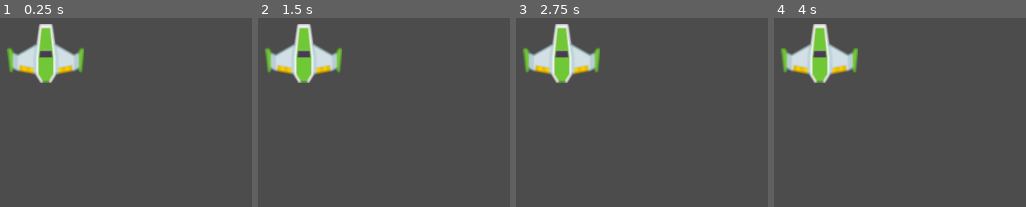
Above: before the commit, frames 1-4 (left to right).
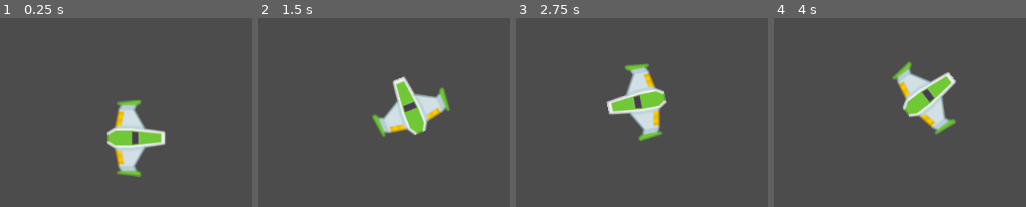
Above: after the commit, the same moments.

Repository: elSaddy9/Pixel_Lab_Etapa_3
Game: Godot game, scene res://Juego/Niveles/NivelTest.tscn
Two runs of this game, one before a commit and one after it. Both use one fixed random seed, a clock stepped at 60 frames per second and the inputs below.
Inputs:
- Up to frame 1 (0.25 s): no input
- Up to frame 2 (1.5 s): tap Enter at 0.5 s; hold Up (Adelante, bound only after the commit) 0.53-1.28 s; hold Left (Antihorario, bound only after the commit) 0.53-1.28 s; tap Right (Horario, bound only after the commit) at 0.8, 1.35 s; hold Down (Atras, bound only after the commit) from 1.28 s (still down)
- Up to frame 3 (2.75 s): tap Left (Antihorario, bound only after the commit) at 1.55 s; release Down (Atras, bound only after the commit) at 2.03 s; hold Up (Adelante, bound only after the commit) from 2.03 s (still down); hold Left (Antihorario, bound only after the commit) from 2.03 s (still down); tap Right (Horario, bound only after the commit) at 2.3 s
- Up to frame 4 (4 s): release Left (Antihorario, bound only after the commit) at 2.78 s; tap Right (Horario, bound only after the commit) at 2.85, 3.8 s; tap Left (Antihorario, bound only after the commit) at 3.05 s; release Up (Adelante, bound only after the commit) at 3.53 s; hold Down (Atras, bound only after the commit) from 3.53 s (still down); hold Left (Antihorario, bound only after the commit) from 3.53 s (still down)

The runs differ from the first frame. In frame 1, 9.6% of the frame differs, in the area x 2-66%, y 3-85%; in frame 2, 9.6%; in frame 3, 9.6%; in frame 4, 9.7%, in the area x 2-73%, y 3-62%.

Commit message:
Propiedades player
-Phisycs material
-Friction
-Damp

Diff:
--- /dev/null
+++ b/Juego/Naves/Player/Player.gd
@@ -0,0 +1,39 @@
+extends RigidBody2D
+class_name Player
+
+##Atributos export
+export var potencia_motor:int = 20
+export var potencia_rotacion:int = 280
+
+##Atributos
+var empuje:Vector2 = Vector2.ZERO
+var dir_rotacion:int = 0
+
+
+
+# Called when the node enters the scene tree for the first time.
+func _ready():
+	pass # Replace with function body.
+
+##Metodos
+func _integrate_forces(state: Physics2DDirectBodyState) -> void:
+	apply_central_impulse(empuje.rotated(rotation))
+	apply_torque_impulse(dir_rotacion * potencia_rotacion)
+
+func _process(delta: float) -> void:
+	player_input()
+
+func player_input():
+	#Empuje
+	empuje = Vector2.ZERO
+	if Input.is_action_pressed("Adelante"):
+		empuje = Vector2(potencia_motor,0)
+	elif Input.is_action_pressed("Atras"):
+		empuje = Vector2(-potencia_motor,0)
+
+	#Rotacion
+	dir_rotacion= 0
+	if Input.is_action_pressed("Horario"):
+		dir_rotacion +=1
+	elif Input.is_action_pressed("Antihorario"):
+		dir_rotacion-=1
--- a/Juego/Naves/Player/Player.tscn
+++ b/Juego/Naves/Player/Player.tscn
@@ -1,14 +1,23 @@
-[gd_scene load_steps=3 format=2]
+[gd_scene load_steps=5 format=2]
 
 [ext_resource path="res://Juego/Naves/Player/player_green.png" type="Texture" id=1]
+[ext_resource path="res://Juego/Naves/Player/Player.gd" type="Script" id=2]
+
+[sub_resource type="PhysicsMaterial" id=2]
+friction = 0.0
 
 [sub_resource type="CircleShape2D" id=1]
 radius = 31.1448
 
 [node name="Player" type="RigidBody2D"]
+physics_material_override = SubResource( 2 )
 gravity_scale = 0.0
+can_sleep = false
+linear_damp = 4.0
+script = ExtResource( 2 )
 
 [node name="Sprite" type="Sprite" parent="."]
+rotation = 1.5708
 texture = ExtResource( 1 )
 
 [node name="CollisionShape2D" type="CollisionShape2D" parent="."]
--- a/Juego/Niveles/NivelTest.tscn
+++ b/Juego/Niveles/NivelTest.tscn
@@ -5,7 +5,7 @@
 [node name="NivelTest" type="Node2D"]
 
 [node name="Player" parent="." instance=ExtResource( 1 )]
-position = Vector2( 403, 250 )
+position = Vector2( 519, 359 )
 __meta__ = {
 "_edit_group_": true
 }
--- a/project.godot
+++ b/project.godot
@@ -7,6 +7,16 @@
 ;   param=value ; assign values to parameters
 
 config_version=4
+
+_global_script_classes=[ {
+"base": "RigidBody2D",
+"class": "Player",
+"language": "GDScript",
+"path": "res://Juego/Naves/Player/Player.gd"
+} ]
+_global_script_class_icons={
+"Player": ""
+}
 
 [application]
 
@@ -18,6 +28,29 @@
 
 common/drop_mouse_on_gui_input_disabled=true
 
+[input]
+
+Adelante={
+"deadzone": 0.5,
+"events": [ Object(InputEventKey,"resource_local_to_scene":false,"resource_name":"","device":0,"alt":false,"shift":false,"control":false,"meta":false,"command":false,"pressed":false,"scancode":0,"physical_scancode":16777232,"unicode":0,"echo":false,"script":null)
+ ]
+}
+Atras={
+"deadzone": 0.5,
+"events": [ Object(InputEventKey,"resource_local_to_scene":false,"resource_name":"","device":0,"alt":false,"shift":false,"control":false,"meta":false,"command":false,"pressed":false,"scancode":0,"physical_scancode":16777234,"unicode":0,"echo":false,"script":null)
+ ]
+}
+Horario={
+"deadzone": 0.5,
+"events": [ Object(InputEventKey,"resource_local_to_scene":false,"resource_name":"","device":0,"alt":false,"shift":false,"control":false,"meta":false,"command":false,"pressed":false,"scancode":0,"physical_scancode":16777233,"unicode":0,"echo":false,"script":null)
+ ]
+}
+Antihorario={
+"deadzone": 0.5,
+"events": [ Object(InputEventKey,"resource_local_to_scene":false,"resource_name":"","device":0,"alt":false,"shift":false,"control":false,"meta":false,"command":false,"pressed":false,"scancode":0,"physical_scancode":16777231,"unicode":0,"echo":false,"script":null)
+ ]
+}
+
 [physics]
 
 common/enable_pause_aware_picking=true
